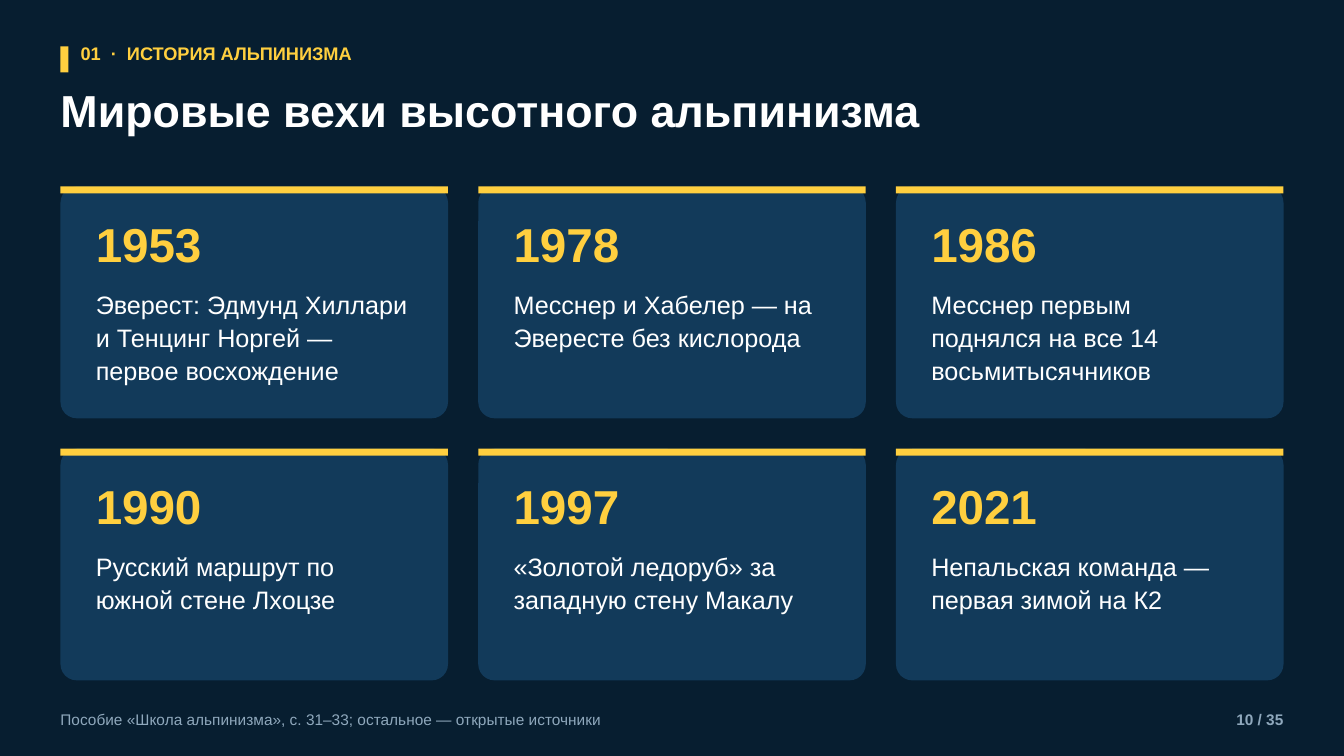
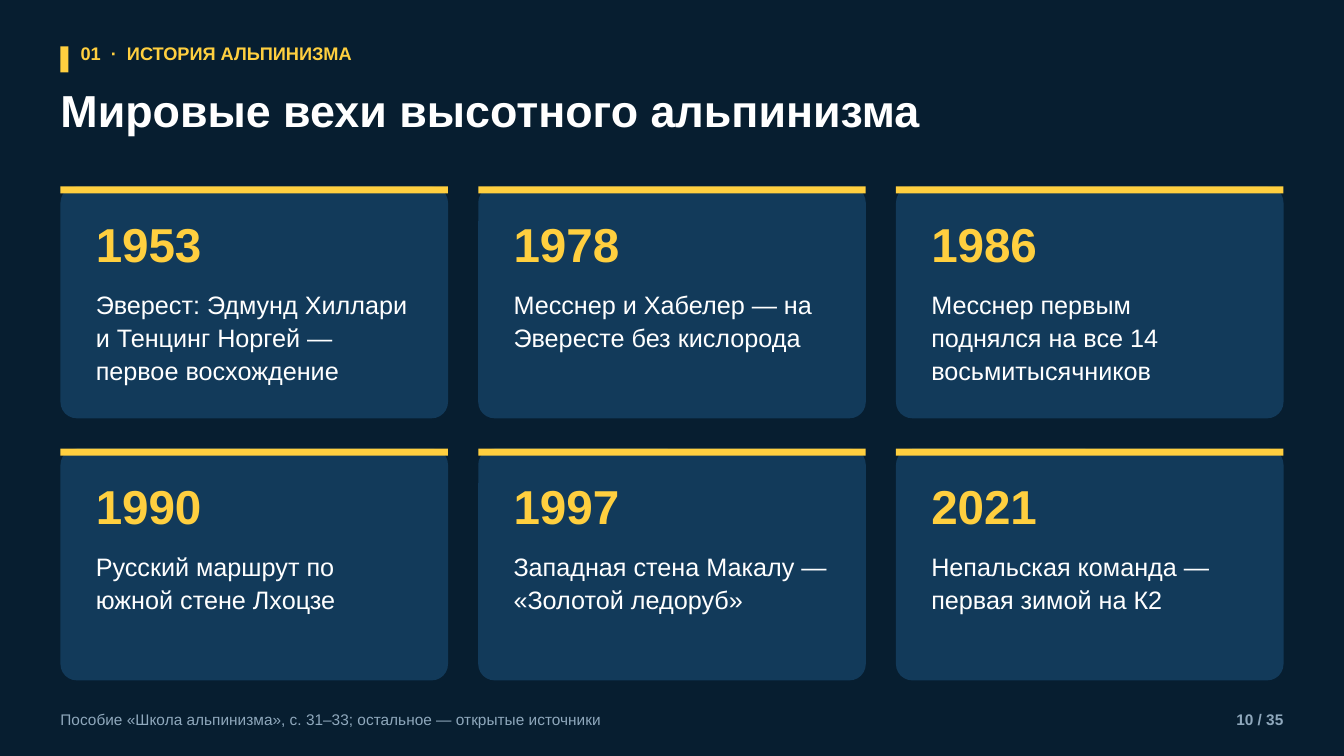
Before and after one commit to kirill54/far-education, a slide deck: slide 10 of presentations/ALP-01_istoriya-i-priroda-gor.pptx. Drawn at 1344x756 pixels with LibreOffice and Linux fonts; fonts in the diff are those of the drawing. Boxes give left, top, right and bottom in pixels: in the first picture for what was removed or moved away, otherwise in the second. Text is boxed around its words. In the diff, an @@ line names an element or a change of style, - is before the commit and + after.

```diff
--- a/presentations/ALP-01_istoriya-i-priroda-gor.pptx
+++ b/presentations/ALP-01_istoriya-i-priroda-gor.pptx
@@ text at box(514, 558, 794, 615): text changed @@
-«Золотой ледоруб» за западную стену Макалу
+Западная стена Макалу — «Золотой ледоруб»
```
Also in this commit, not shown: 2 other files.
